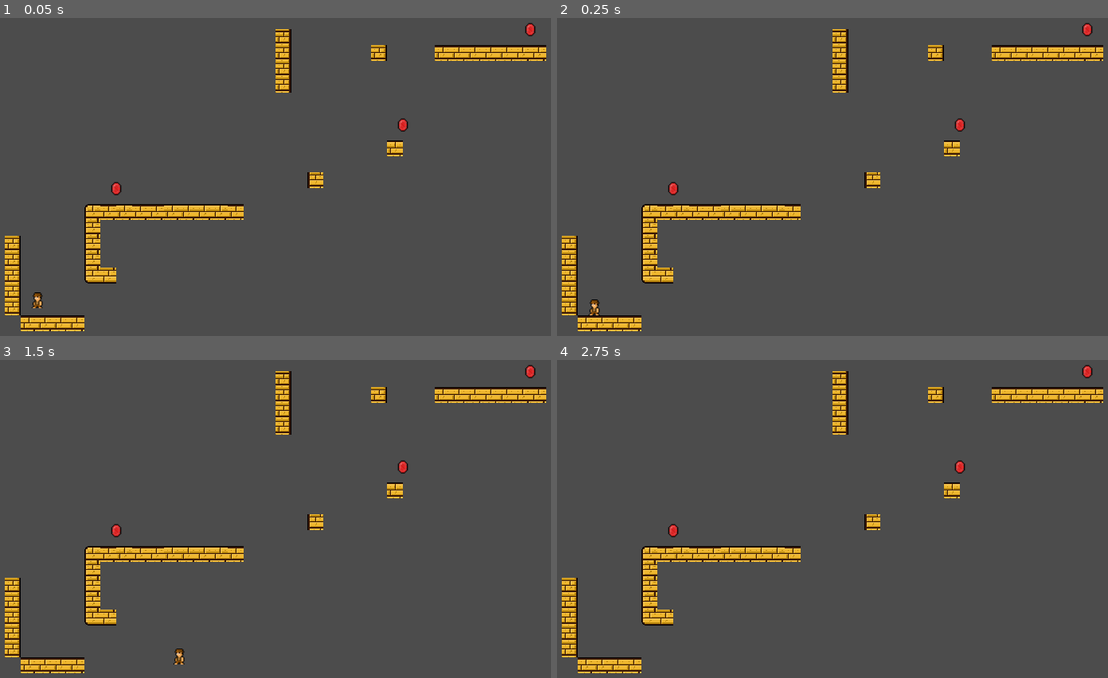
Above: before the commit, frames 1-4 (two rows, left to right).
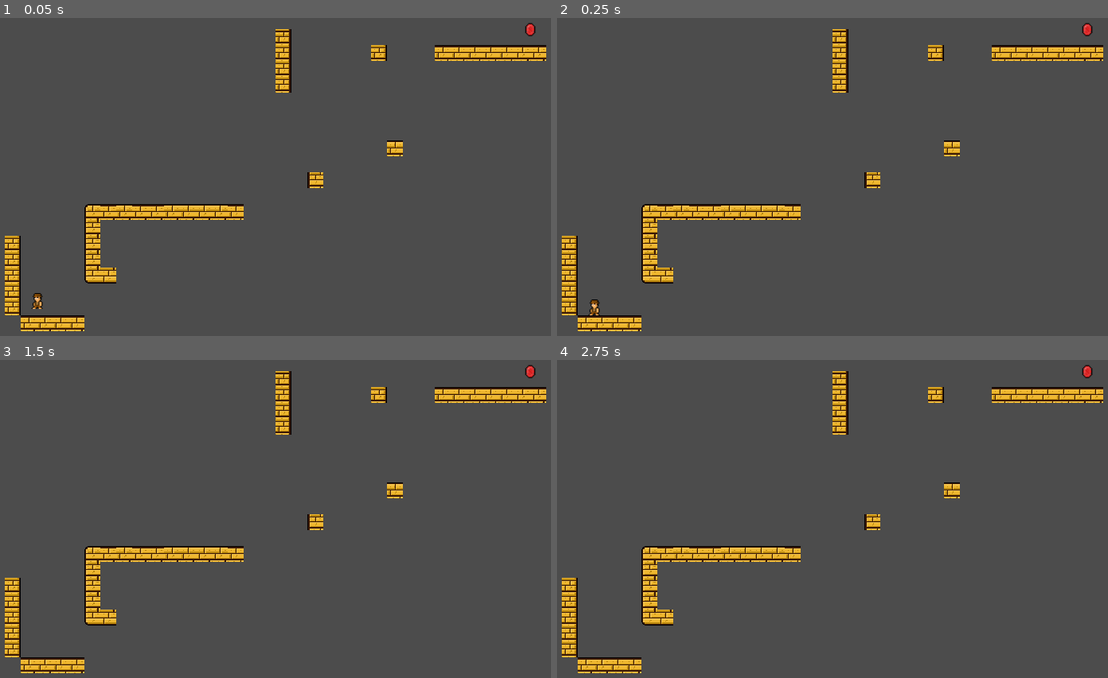
Above: after the commit, the same moments.

Repository: DayvanRider/HALT-Game-Jam-2018-August
Game: Godot game, scene res://level.tscn
The game is run twice, just before and just after one commit, with the same random seed, the same clock (stepped at 60 frames per second) and the same inputs.
Inputs:
- Up to frame 1 (0.05 s): no input
- Up to frame 2 (0.25 s): no input
- Up to frame 3 (1.5 s): tap Enter at 0.5 s; hold Right (ui_right) from 0.53 s (still down); tap Up (ui_up) at 0.77 s
- Up to frame 4 (2.75 s): tap Up (ui_up) at 1.52 s; tap Space at 2 s; release Right (ui_right) at 2.03 s; hold Left (ui_left) from 2.03 s (still down)

The runs differ from the first frame. In frame 1, 0.2% of the frame differs, in the area x 5-74%, y 31-92%; in frame 2, 0.1%; in frame 3, 0.2%, in the area x 20-74%, y 31-96%; in frame 4, 0.1%.

Commit message:
Auto stash before merge of "master" and "origin/master"

Diff:
--- a/JSUS/level.tscn
+++ b/JSUS/level.tscn
@@ -3,7 +3,7 @@
 [ext_resource path="res://level.gd" type="Script" id=1]
 [ext_resource path="res://Gameplay/Playercharacter.tscn" type="PackedScene" id=2]
 [ext_resource path="res://assets/Tiles/Tiles_fixed.tres" type="TileSet" id=3]
-[ext_resource path="res://Gameplay/Gem.tscn" type="PackedScene" id=4]
+[ext_resource path="res://assets/Andere/Gem(einzeln).png" type="Texture" id=4]
 
 [node name="World" type="Node2D" index="0"]
 
@@ -13,6 +13,8 @@
 [node name="KinematicBody2D" parent="." index="0" instance=ExtResource( 2 )]
 
 position = Vector2( -160, 208 )
+JUMP = -300
+GRAVITY = 15
 
 [node name="TileMap" type="TileMap" parent="." index="1"]
 
@@ -39,16 +41,9 @@
 "_edit_lock_": true
 }
 
-[node name="Items" type="Node" parent="." index="2"]
+[node name="Node" type="Node" parent="." index="2"]
 
-[node name="Gem" parent="Items" index="0" instance=ExtResource( 4 )]
-
-position = Vector2( 128, 320 )
-
-[node name="Gem2" parent="Items" index="1" instance=ExtResource( 4 )]
-
-position = Vector2( 416, 256 )
-
-[node name="Gem3" parent="Items" index="2" instance=ExtResource( 4 )]
+[node name="Sprite" type="Sprite" parent="Node" index="0"]
 
 position = Vector2( 544, 160 )
+texture = ExtResource( 4 )
